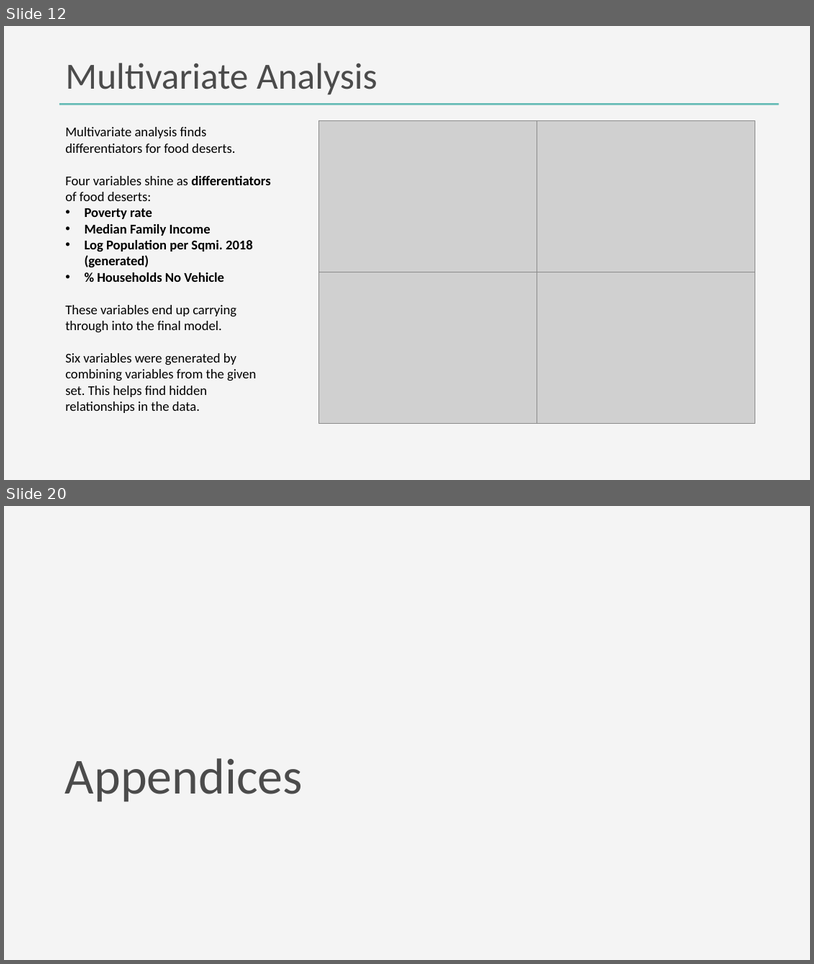
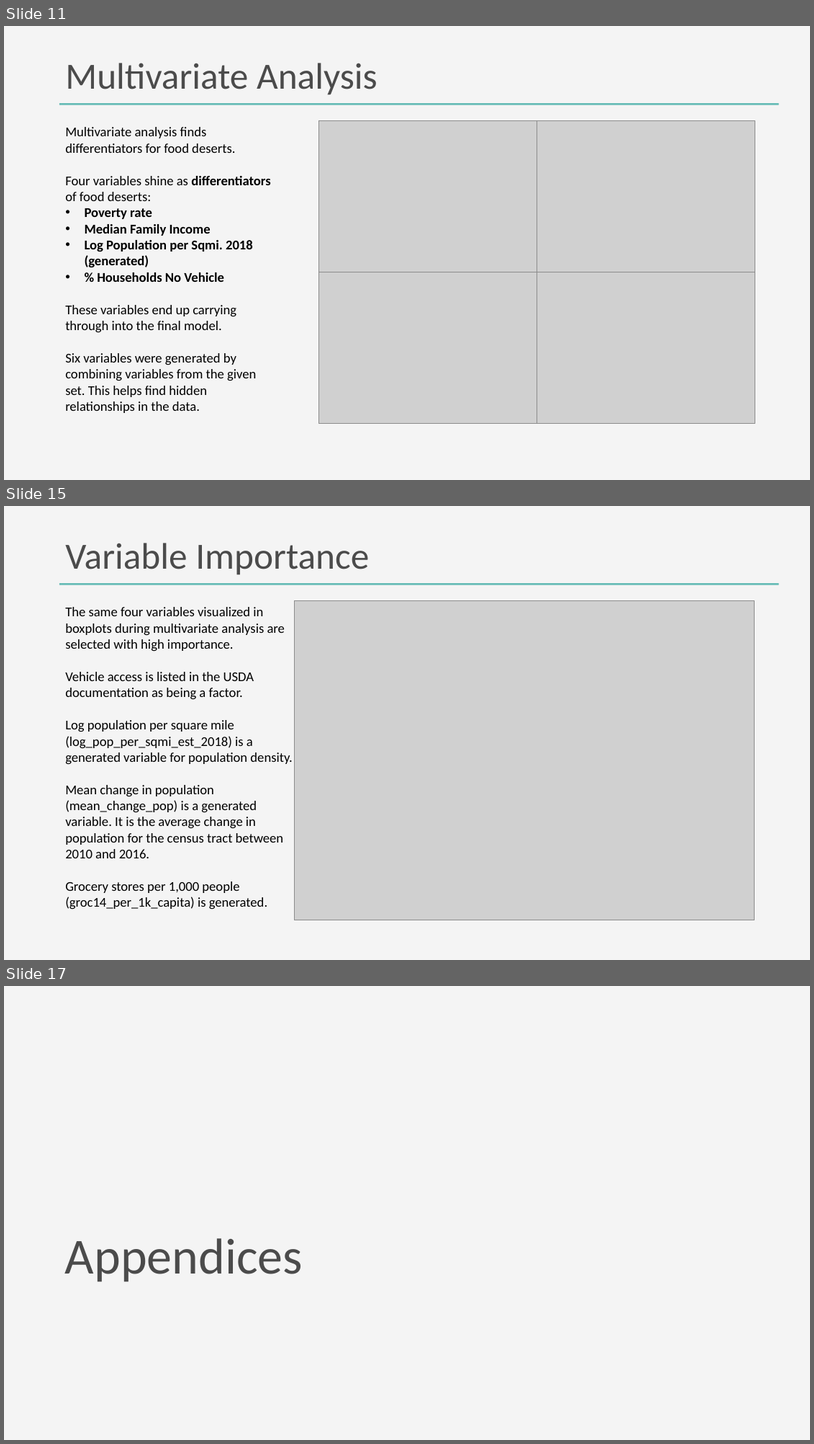
Before and after one commit to DanteHaywood/cfc_ds_screen, a slide deck: doc/2020_11_25_cfc_ds_technical_screen_haywood.pptx. Shown one above the other, each under a label of ours: slides 12 and 20 before the commit, slides 11, 15 and 17 after it; the slides between them are not shown. The pictures are 814x964 and 814x1444 pixels, drawn with LibreOffice and Linux fonts; fonts in the diff are those of the drawing; grey boxes stand for pictures. Boxes give left, top, right and bottom in pixels: in the first picture for what was removed or moved away, otherwise in the second. Text is boxed around its words. In the diff, an @@ line names an element or a change of style, - is before the commit and + after.

Commit message:
Added feature importance and roc graphs

```diff
--- a/doc/2020_11_25_cfc_ds_technical_screen_haywood.pptx
+++ b/doc/2020_11_25_cfc_ds_technical_screen_haywood.pptx
@@ slide 15 added at bbox=[4, 506, 810, 960], background #F4F4F4; not listed: 1 template element that a slide beside it also shows @@
@@ title added at bbox=[65, 543, 369, 575], 44 pt, text #4B4B4B @@
+Variable Importance
@@ text added at bbox=[65, 607, 292, 908], 16 pt, text #000000 @@
+The same four variables visualized in boxplots during multivariate analysis are selected with high importance.
+Vehicle access is listed in the USDA documentation as being a factor.
+Log population per square mile (log_pop_per_sqmi_est_2018) is a generated variable for population density.
+Mean change in population (mean_change_pop) is a generated variable. It is the average change in population for the census tract between 2010 and 2016.
+Grocery stores per 1,000 people (groc14_per_1k_capita) is generated.
@@ picture added at bbox=[294, 600, 756, 920] @@
@@ what was slide 12 is now slide 11 @@
@@ what was slide 20 is now slide 17 @@
```
Also in this commit, not shown: 3 slides changed, 3 other slides added, 7 slides removed, 4 other files.
